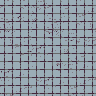
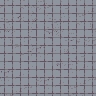
Before/after of a (96, 96) layered artwork. What changed in the layer stack:
added layer "Shape 1" above "Layer 18" over [0, 0, 96, 96]
